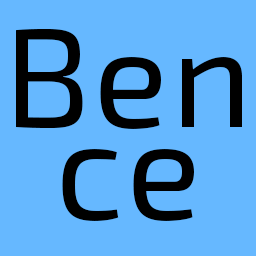
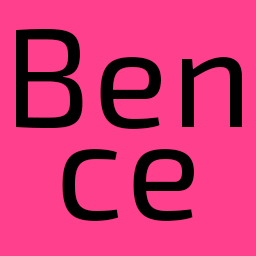
Two versions of the same layered image (256x256). Layer-by-layer changes:
showed "Layer 1" over [0, 0, 256, 256]
showed "Layer 1 copy" over [0, 0, 256, 256]
showed "Layer 1 copy 2" over [0, 0, 256, 256]
showed "Layer 1 copy 3" over [0, 0, 256, 256]
showed "Layer 1 copy 4" over [0, 0, 256, 256]
showed "Layer 1 copy 5" over [0, 0, 256, 256]
showed "Layer 1 copy 6" over [0, 0, 256, 256]
showed "Layer 1 copy 7" over [0, 0, 256, 256]
showed "Layer 1 copy 8" over [0, 0, 256, 256]
